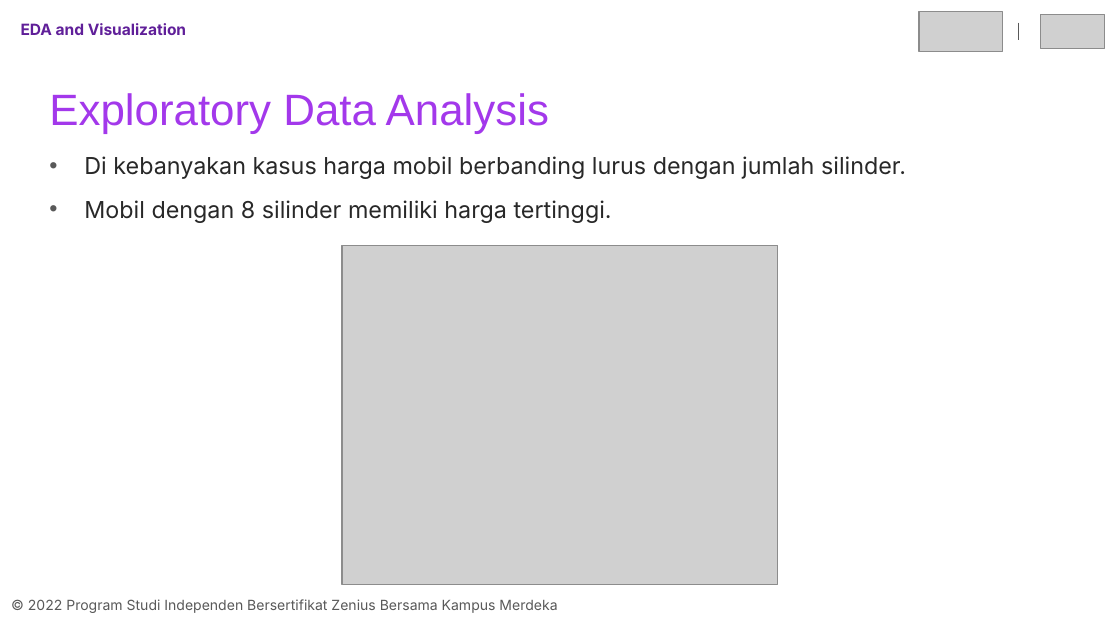
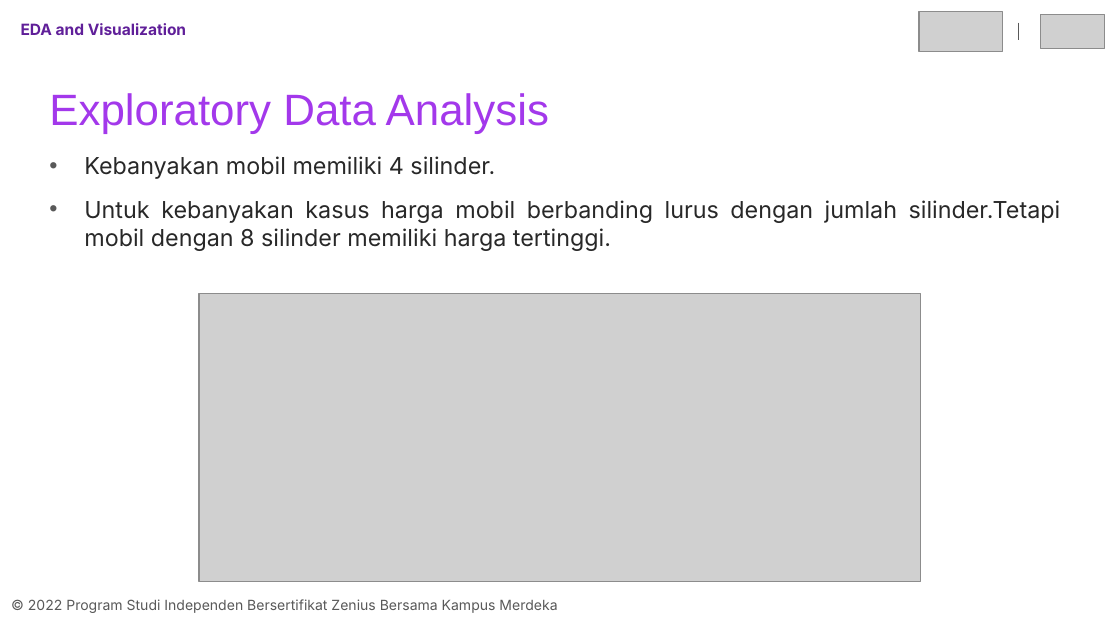
Before and after one commit to arsyfpro/Car-Price-Prediction-Machine-Learning, a slide deck: slide 20 of final_project_07_adit.pptx (slide 21 before the commit). Drawn at 1120x630 pixels with LibreOffice and Linux fonts; fonts in the diff are those of the drawing; grey boxes stand for pictures. Boxes give left, top, right and bottom in pixels: in the first picture for what was removed or moved away, otherwise in the second. Text is boxed around its words. In the diff, an @@ line names an element or a change of style, - is before the commit and + after.

```diff
--- a/final_project_07_adit.pptx
+++ b/final_project_07_adit.pptx
@@ text at bbox=[84, 156, 1061, 251]: text changed @@
-• Di kebanyakan kasus harga mobil berbanding lurus dengan jumlah silinder.
-• Mobil dengan 8 silinder memiliki harga tertinggi.
+• Kebanyakan mobil memiliki 4 silinder.
+• Untuk kebanyakan kasus harga mobil berbanding lurus dengan jumlah silinder.Tetapi mobil dengan 8 silinder memiliki harga tertinggi.
@@ picture: place and size @@
-picture at bbox=[342, 245, 777, 585]
+picture at bbox=[199, 293, 922, 581]
```
Also in this commit, not shown: 10 other slides changed, 1 slide removed, 1 other file.
